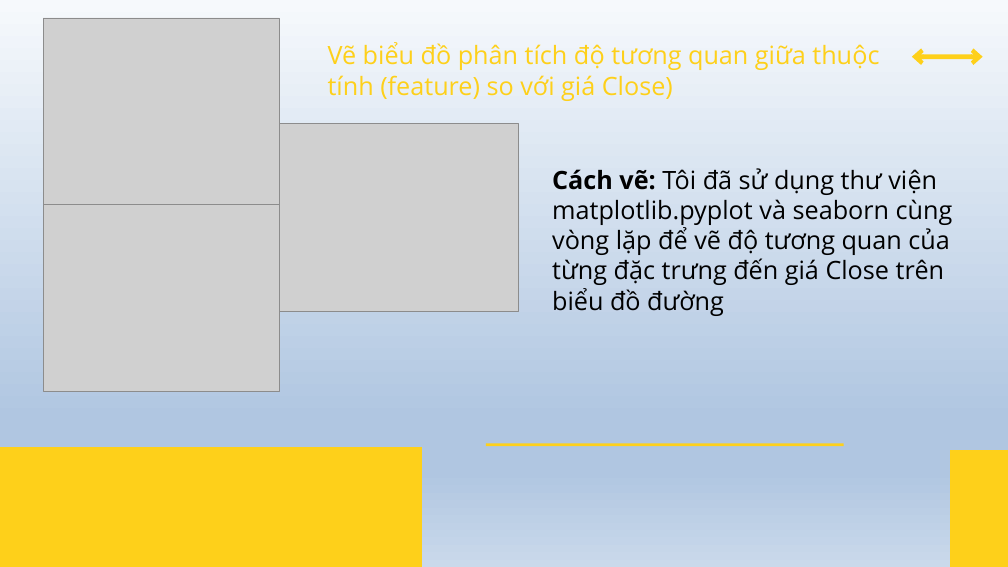
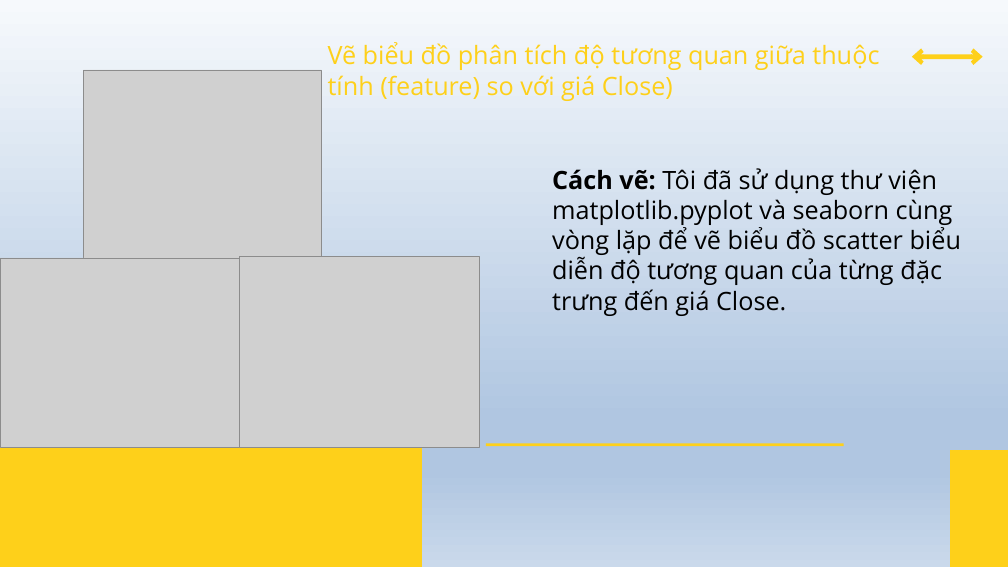
Before and after one commit to txtan11/DA, a slide deck: slide 7 of AAPL_DA/AAPL_DA.pptx. Drawn at 1008x567 pixels with LibreOffice and Linux fonts; fonts in the diff are those of the drawing; grey boxes stand for pictures. Boxes give left, top, right and bottom in pixels: in the first picture for what was removed or moved away, otherwise in the second. Text is boxed around its words. In the diff, an @@ line names an element or a change of style, - is before the commit and + after.

Commit message:
edit pptx

```diff
--- a/AAPL_DA/AAPL_DA.pptx
+++ b/AAPL_DA/AAPL_DA.pptx
@@ picture removed at bbox=[43, 18, 280, 205] @@
@@ picture added at bbox=[83, 70, 321, 259] @@
@@ picture removed at bbox=[280, 123, 518, 311] @@
@@ text at bbox=[552, 168, 961, 316]: text changed @@
-Cách vẽ: Tôi đã sử dụng thư viện matplotlib.pyplot và seaborn cùng vòng lặp để vẽ độ tương quan của từng đặc trưng đến giá Close trên biểu đồ đường
+Cách vẽ: Tôi đã sử dụng thư viện matplotlib.pyplot và seaborn cùng vòng lặp để vẽ biểu đồ scatter biểu diễn độ tương quan của từng đặc trưng đến giá Close.
@@ picture removed at bbox=[43, 205, 280, 392] @@
@@ picture added at bbox=[0, 258, 239, 448] @@
@@ picture added at bbox=[239, 257, 480, 447] @@
```
Also in this commit, not shown: 3 other slides changed.
